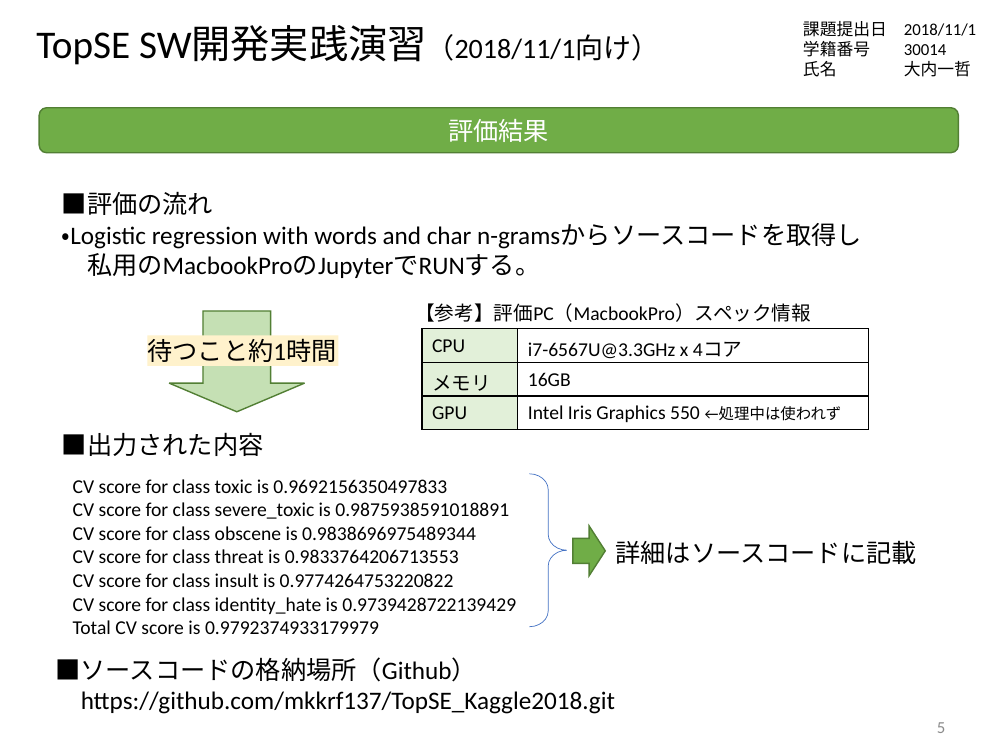
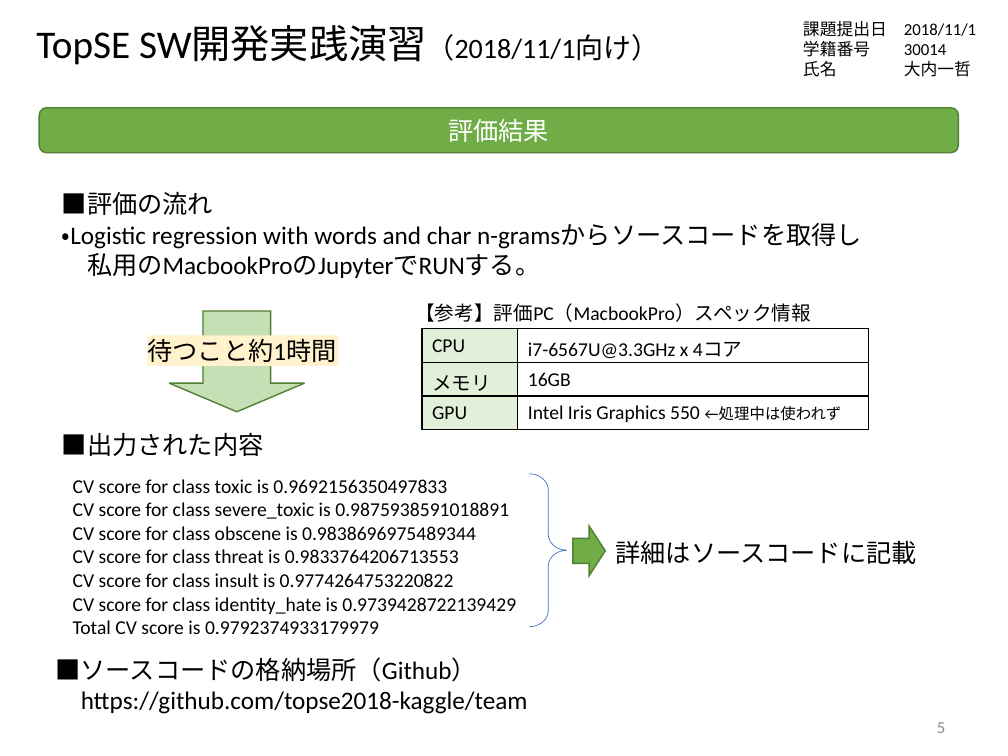
Before and after one commit to tsuchiyatoshio/team, a slide deck: slide 5 of oouchi/20181101_oouchi.pptx. Drawn at 1008x756 pixels with LibreOffice and Linux fonts; fonts in the diff are those of the drawing. Boxes give left, top, right and bottom in pixels: in the first picture for what was removed or moved away, otherwise in the second. Text is boxed around its words. In the diff, an @@ line names an element or a change of style, - is before the commit and + after.

Commit message:
modified ppt

```diff
--- a/oouchi/20181101_oouchi.pptx
+++ b/oouchi/20181101_oouchi.pptx
@@ text at [81, 691, 528, 714]: text changed @@
-https://github.com/mkkrf137/TopSE_Kaggle2018.git
+https://github.com/topse2018-kaggle/team
```
